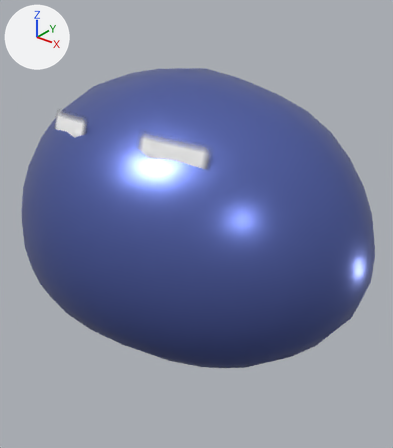
A saved change to the FBX model HammerLike/Assets/Resources/Entity/Monster/Slime/Mesh/Slime.fbx.
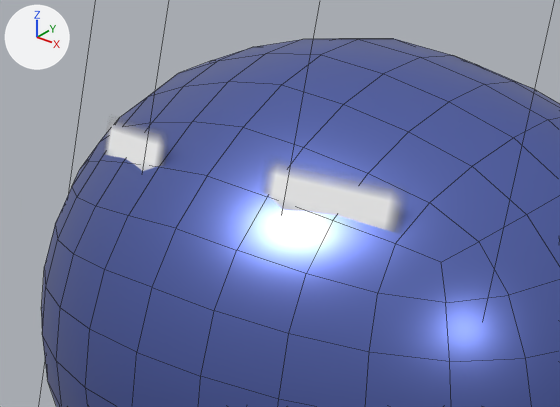
Old and new are each drawn whole from a 50 mm lens placed at (2.51, -3.02, 2.57), pointed at (0.16, -0.08, 0.74) and again close up on the part from 0% to 74% of the width and 11% to 58% of the height. The axes (+X, +Y, +Z) are drawn at upper left. The lights are the same throughout. The close-ups show mesh edges as thin lines. Where no turn or scale is listed for an object, it has been applied to the vertices.

In view in the first close-up: 'Silme_Face', 'Slime'.
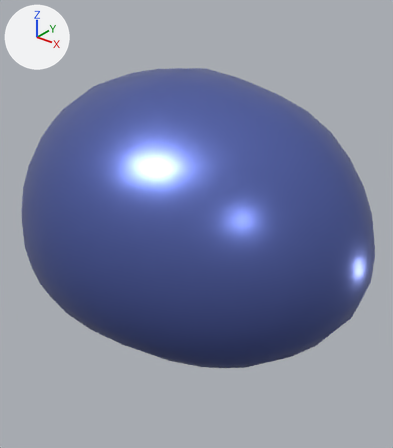
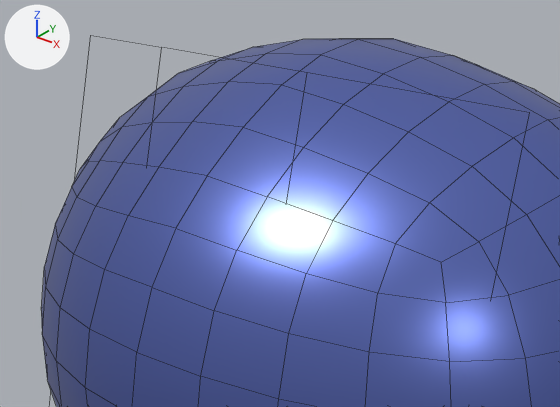
Boxes [x1, y1, x2, y2] around the edits, measured in the close-ups (560 x 407 px):
'Silme_Face', recoloured, mesh turned (not visible afterwards): before [106, 123, 399, 232]

What changed in the scene script:
```text
Change mat_slime_face:
    where n0 = _N.new('ShaderNodeBsdfPrincipled'); n0.name = 'Principled BSDF'
    add n0.inputs[0].default_value = (0.269, 0.456, 0.546, 1.0)  # 'Base Color', cyan #8eb4c3
    add n0.inputs[28].default_value = 1.0  # 'Emission Strength'
    where n2 = _N.new('ShaderNodeTexImage'); n2.name = 'Image Texture'
    remove _L.new(n2.outputs[0], n0.inputs[0])  # 'Color' to 'Base Color'
    add _L.new(n2.outputs[0], n0.inputs[27])  # 'Color' to 'Emission Color'
Change me_plane:
    where me_plane.from_pydata(...)  # 8 vertices, 3 faces; spans x -1.0..1.0, y -1.16..-0.33, z 0.25..2.21
    used by ob_silme_face; location = (0.0, 0.0, 0.0)
    me_plane part 1: the whole mesh is turned 2 degrees about the x axis through its middle, then moved by (0.0, -0.07, -0.32)
```
